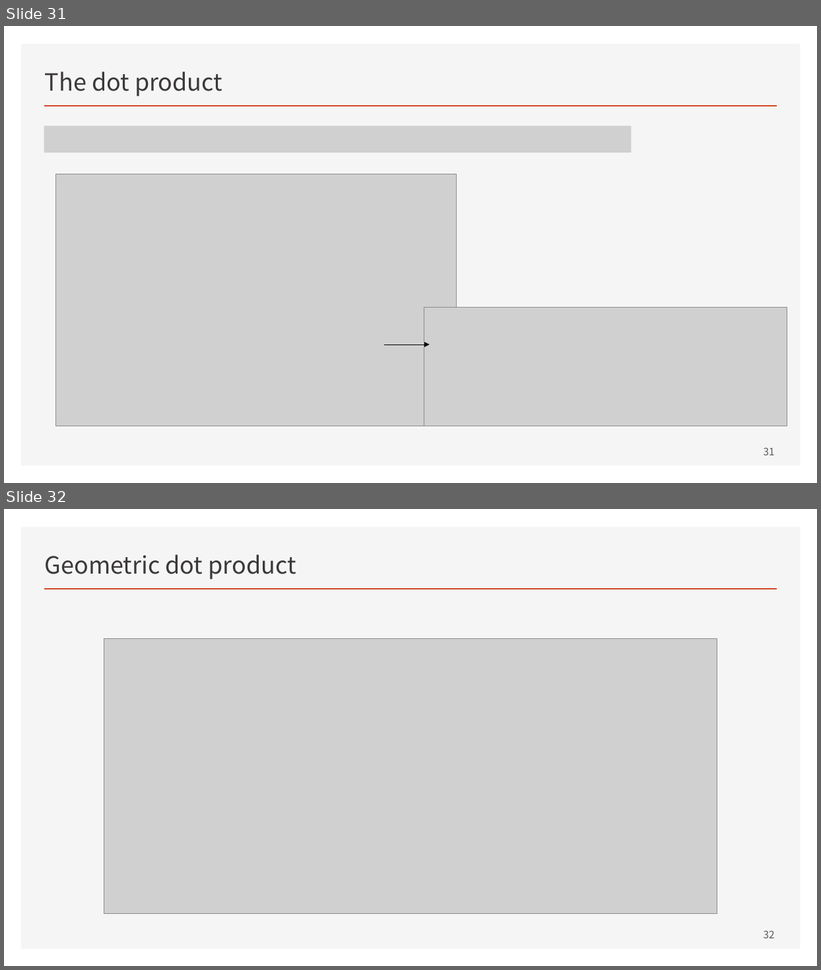
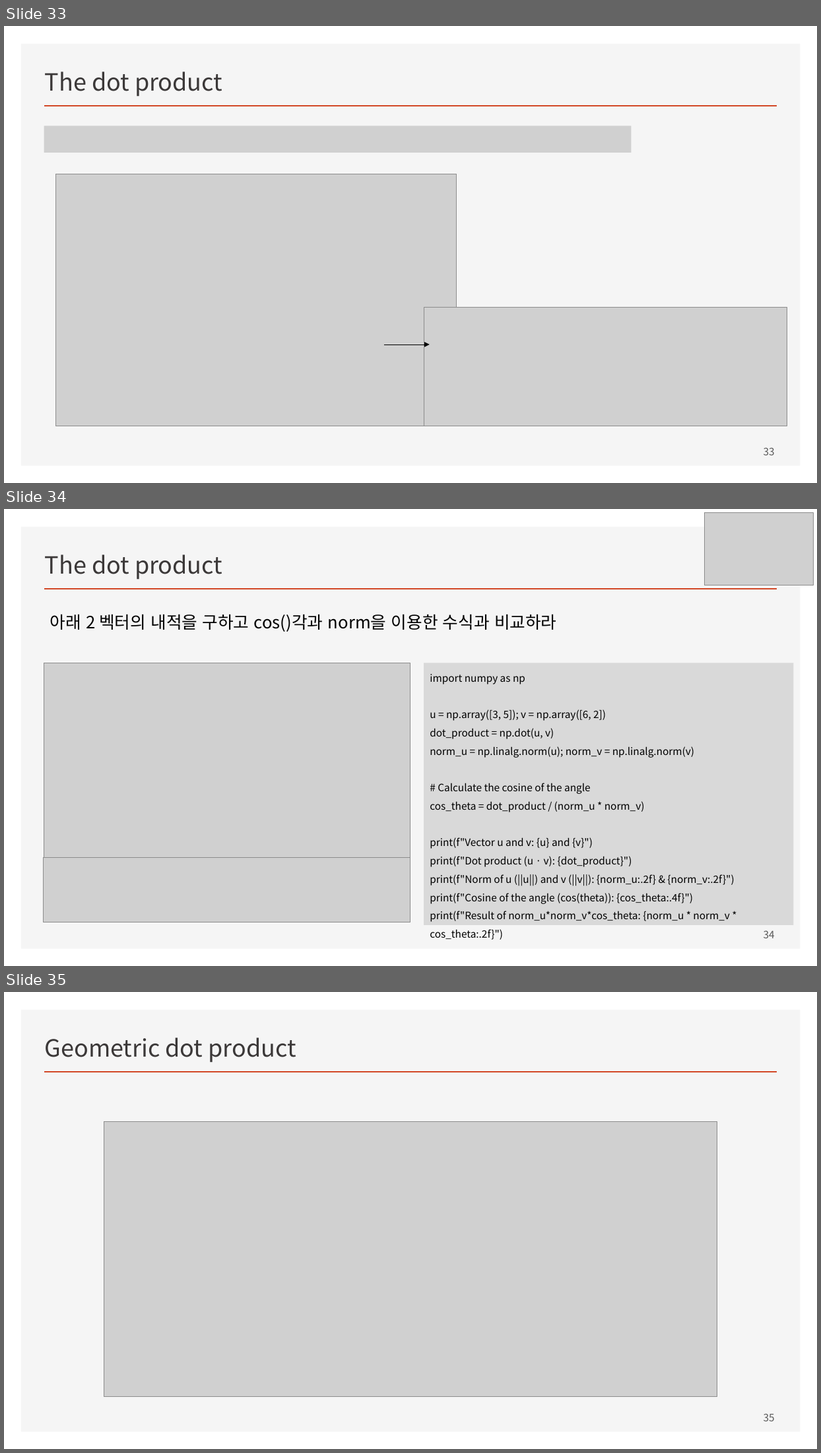
Before and after one commit to ancestor9/mathematics-for-machine-learning, a slide deck: w3_Vectors_and_Linear_Transformations.pptx. Shown one above the other, each under a label of ours: slides 31 and 32 before the commit, slides 33, 34 and 35 after it. The pictures are 821x970 and 821x1453 pixels, drawn with LibreOffice and Linux fonts; fonts in the diff are those of the drawing; grey boxes stand for pictures. Boxes give left, top, right and bottom in pixels: in the first picture for what was removed or moved away, otherwise in the second. Text is boxed around its words. In the diff, an @@ line names an element or a change of style, - is before the commit and + after.

```diff
--- a/w3_Vectors_and_Linear_Transformations.pptx
+++ b/w3_Vectors_and_Linear_Transformations.pptx
@@ slide 34 added at (4, 509, 817, 966), background #FFFFFF; not listed: 2 template elements that a slide beside it also shows @@
@@ picture added at (705, 513, 814, 586) @@
@@ title added at (45, 555, 222, 580), 28 pt, text #3B3838 @@
+The dot product
@@ text added at (50, 614, 557, 632), 20 pt, text #000000 @@
+아래 2 벡터의 내적을 구하고 cos()각과 norm을 이용한 수식과 비교하라
@@ picture added at (44, 663, 411, 876) @@
@@ rectangle added at (424, 663, 794, 925), fill #D9D9D9, 12 pt, text #000000 @@
+import numpy as np
+u = np.array([3, 5]); v = np.array([6, 2])
+dot_product = np.dot(u, v)
+norm_u = np.linalg.norm(u); norm_v = np.linalg.norm(v)
+# Calculate the cosine of the angle
+cos_theta = dot_product / (norm_u * norm_v)
+print(f"Vector u and v: {u} and {v}")
+print(f"Dot product (u · v): {dot_product}")
+print(f"Norm of u (||u||) and v (||v||): {norm_u:.2f} & {norm_v:.2f}")
+print(f"Cosine of the angle (cos(theta)): {cos_theta:.4f}")
+print(f"Result of norm_u*norm_v*cos_theta: {norm_u * norm_v * cos_theta:.2f}")
@@ picture added at (44, 858, 411, 923) @@
@@ page number added at (764, 931, 775, 939), 12 pt, text #595959 @@
+34
@@ what was slide 31 is now slide 33 @@
@@ page number at (764, 448, 775, 456): text changed @@
-31
+33
@@ what was slide 32 is now slide 35 @@
@@ page number at (764, 1414, 775, 1422): text changed @@
-32
+35
```
Also in this commit, not shown: 3 slides changed, 2 other slides added.
